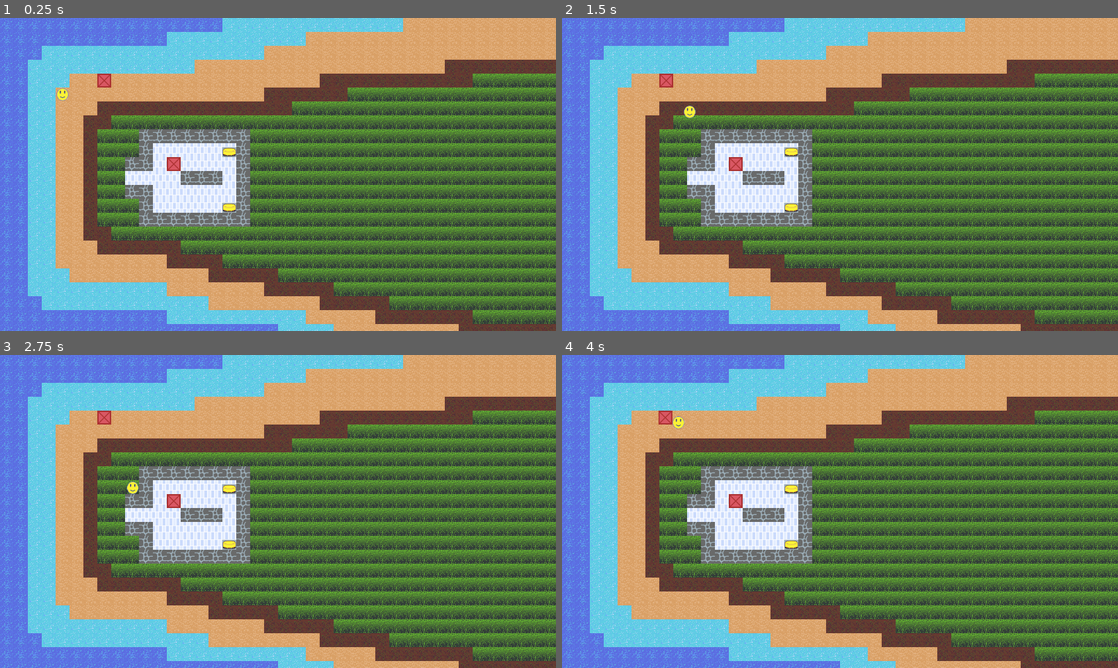
Above: before the commit, frames 1-4 (two rows, left to right).
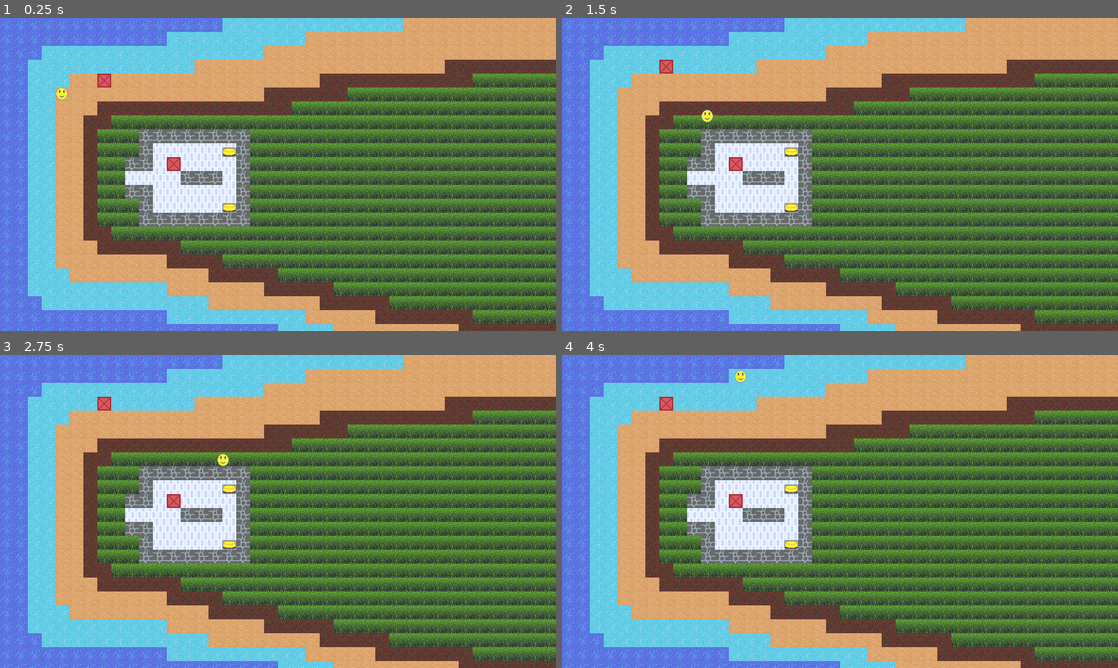
Above: after the commit, the same moments.

Repository: Melabela/PushBlock-Godot
Game: Godot game, scene res://levels/room_01.tscn
Two runs of this game, one before a commit and one after it. Both use one fixed random seed, a clock stepped at 60 frames per second and the inputs below.
Inputs:
- Up to frame 1 (0.25 s): no input
- Up to frame 2 (1.5 s): tap Enter at 0.5 s; hold Right (move_right) 0.53-1.28 s; hold Down (move_down) from 1.28 s (still down)
- Up to frame 3 (2.75 s): release Down (move_down) at 2.03 s; hold Right (move_right) from 2.03 s (still down)
- Up to frame 4 (4 s): release Right (move_right) at 2.78 s; hold Up (move_up) 2.78-3.53 s; hold Left (move_left) from 3.53 s (still down)

The runs differ from the first frame. In frame 1, less than 0.1% of the frame differs, in the area x 10-13%, y 22-27%; in frame 2, 0.4%, in the area x 17-28%, y 13-34%; in frame 3, 0.4%; in frame 4, 0.4%.

Commit message:
Changes to have Player move the PushBlock by tiles
- (*) change anchor of Player & PushBlock to upper-left (from center) to simplify calculations
- push_block.gd: in receive_push(), add tween to move it tile-to-tile

Issue: PushBlock not stopped by Wall tiles.

Diff:
--- a/levels/room_01.tscn
+++ b/levels/room_01.tscn
@@ -82,11 +82,11 @@
 tile_set = SubResource("TileSet_e5ygn")
 
 [node name="Player" parent="." groups=["Player"] instance=ExtResource("4_2ltg3")]
-position = Vector2(144, 176)
+position = Vector2(128, 160)
 scale = Vector2(0.9, 0.9)
 
 [node name="PushBlock" parent="." instance=ExtResource("6_l7yo7")]
-position = Vector2(400, 336)
+position = Vector2(384, 320)
 
 [node name="PushBlock2" parent="." instance=ExtResource("6_l7yo7")]
-position = Vector2(240, 144)
+position = Vector2(224, 128)
--- a/sprites/player.gd
+++ b/sprites/player.gd
@@ -2,8 +2,7 @@
 
 
 const TILE_SIZE := 32.0
-const TILE_SIZE_HALF := TILE_SIZE / 2.0
-const SPEED := 200.0
+const MOVE_MULTIPLIER := 8.0
 
 
 const FLOAT_EPSILON = 0.0001
@@ -12,7 +11,7 @@
 	return abs(a - b) <= epsilon
 
 
-func _determine_collision_side(collision: KinematicCollision2D) -> Vector2:
+func determine_collision_side(collision: KinematicCollision2D) -> Vector2:
 	## get_angle() works for collisions
 	##  - on player's bottom/top edges -> 0 / PI,
 	##  - but NOT for those on left/right edges -> both(!) return 0.5 * PI,
@@ -35,12 +34,16 @@
 	return Vector2.ZERO
 
 
+func _ready() -> void:
+	pass
+
+
 func _physics_process(delta: float) -> void:
 	## get basic input & move
 	var directionX := Input.get_axis("move_left", "move_right")
-	velocity.x = SPEED * directionX
+	velocity.x = TILE_SIZE * MOVE_MULTIPLIER * directionX
 	var directionY := Input.get_axis("move_up", "move_down")
-	velocity.y = SPEED * directionY
+	velocity.y = TILE_SIZE * MOVE_MULTIPLIER * directionY
 	var bCollision := move_and_slide()
 
 	if bCollision:
@@ -50,14 +53,13 @@
 		#if "name" in collideObject:
 		#	print(collideObject.name)
 		if collideObject.is_in_group("PushBlock"):
-			var rigBody2D := collideObject as RigidBody2D
-			var collisionSide = _determine_collision_side(lastCollision)
-			print("collisionSide: ", collisionSide)
+			var collisionSide = determine_collision_side(lastCollision)
+			#print("collisionSide: ", collisionSide)
 			if collisionSide != Vector2.ZERO:
-				rigBody2D.receive_push(collisionSide)
+				collideObject.receive_push(collisionSide)
 
 	## keep player within viewport
 	var viewport_size := get_viewport_rect().size
-	## player anchored in center of sprite, so need bound by 1/2 TILE
-	position.x = clampf(position.x, TILE_SIZE_HALF, viewport_size.x - TILE_SIZE_HALF)
-	position.y = clampf(position.y, TILE_SIZE_HALF, viewport_size.y - TILE_SIZE_HALF)
+	## player anchored in top-left corner
+	position.x = clampf(position.x, 0, viewport_size.x - TILE_SIZE)
+	position.y = clampf(position.y, 0, viewport_size.y - TILE_SIZE)
--- a/sprites/player.tscn
+++ b/sprites/player.tscn
@@ -12,7 +12,9 @@
 script = ExtResource("1_kmfl0")
 
 [node name="Sprite2D" type="Sprite2D" parent="."]
+position = Vector2(16, 16)
 texture = ExtResource("1_vq7cb")
 
 [node name="CollisionShape2D" type="CollisionShape2D" parent="."]
+position = Vector2(16, 16)
 shape = SubResource("CircleShape2D_pmrwp")
--- a/sprites/push_block.gd
+++ b/sprites/push_block.gd
@@ -1,8 +1,10 @@
-extends RigidBody2D
+extends StaticBody2D
 
 const TILE_SIZE := 32.0
-const TILE_SIZE_HALF := TILE_SIZE / 2.0
-const FORCE_MULTIPLIER := 60.0
+const MOVE_TIME = 0.3
+
+var current_move_dir := Vector2.ZERO
+var target_position := Vector2.ZERO
 
 # Called when the node enters the scene tree for the first time.
 func _ready() -> void:
@@ -14,6 +16,27 @@
 	pass
 
 
-func receive_push(push_dir: Vector2) -> void:
-	print("Receive_push(), push_dir=", push_dir)
-	apply_central_force(push_dir * FORCE_MULTIPLIER)
+func clear_move_dir() -> void:
+	current_move_dir = Vector2.ZERO
+
+
+## Returns if can accept the push_dir
+## Reasons it cannot are:
+##  - already moving in a direction
+##  - against a wall, and can't move in that dir
+func receive_push(push_dir: Vector2) -> bool:
+	if current_move_dir != Vector2.ZERO:
+		#print("Receive_push(), return early, as already moving")
+		return false
+
+	current_move_dir = push_dir
+	target_position = position + (push_dir * TILE_SIZE)
+	#print("Receive_push(), push_dir=", push_dir)
+	#print("    - position=", position, ", target_pos=", target_position)
+
+	var tween := create_tween()
+	tween.tween_property(self, "position", target_position, MOVE_TIME)
+	tween.set_ease(Tween.EASE_OUT).set_trans(Tween.TRANS_QUAD)
+	## clear move_dir, when tween done
+	tween.finished.connect(clear_move_dir)
+	return true
--- a/sprites/push_block.tscn
+++ b/sprites/push_block.tscn
@@ -6,15 +6,15 @@
 [sub_resource type="RectangleShape2D" id="RectangleShape2D_5gkc4"]
 size = Vector2(32, 32)
 
-[node name="PushBlock2" type="RigidBody2D" groups=["PushBlock"]]
+[node name="PushBlock" type="StaticBody2D" groups=["PushBlock"]]
 collision_layer = 2
 collision_mask = 3
-gravity_scale = 0.0
-lock_rotation = true
 script = ExtResource("1_1eey1")
 
 [node name="BlockSprite" type="Sprite2D" parent="."]
+position = Vector2(16, 16)
 texture = ExtResource("2_7swtx")
 
 [node name="CollisionShape2D" type="CollisionShape2D" parent="."]
+position = Vector2(16, 16)
 shape = SubResource("RectangleShape2D_5gkc4")
